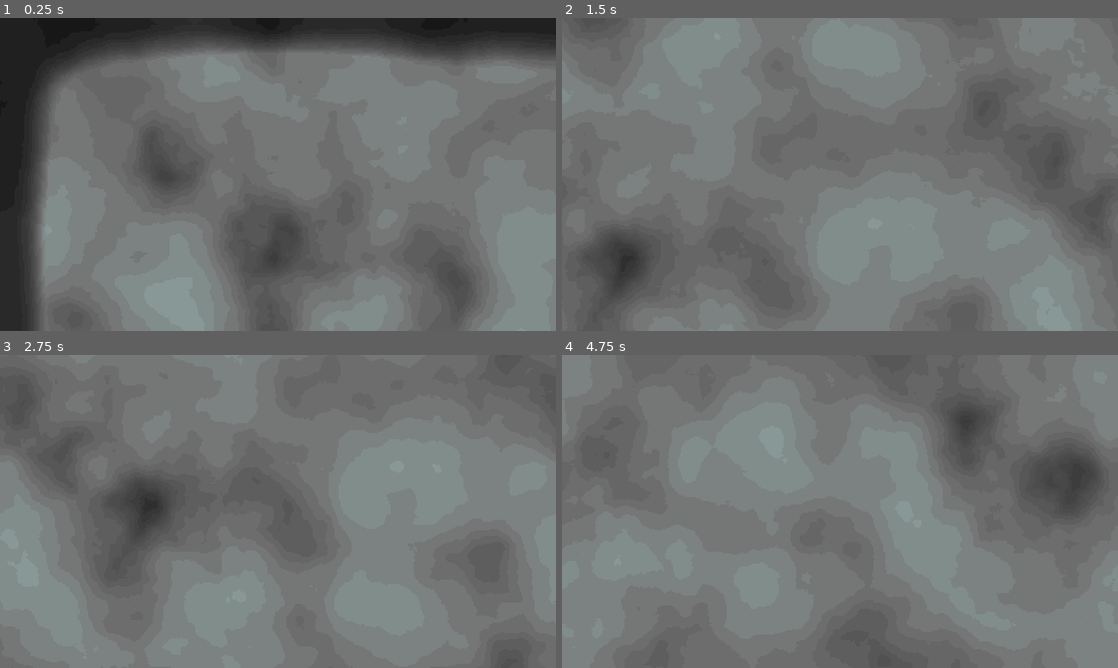
Above: before the commit, frames 1-4 (two rows, left to right).
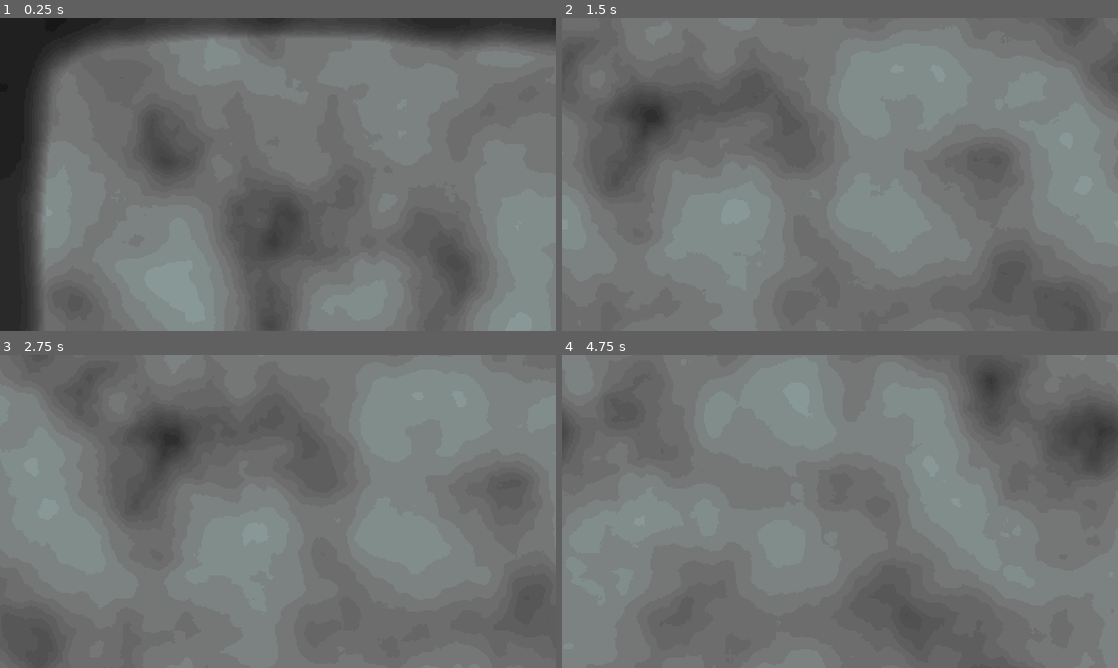
Above: after the commit, the same moments.

Repository: LemurRobot/retina
Game: Godot game, scene res://Scenes/game_world.tscn
Same seed, same stepped clock (60 frames per second), same inputs: the game is played once before the commit and once after it.
Inputs:
- Up to frame 1 (0.25 s): no input
- Up to frame 2 (1.5 s): tap Enter (ui_accept) at 0.5, 0.77, 0.8, 1.07, 1.35 s; hold Z (main_press) 0.53-1.28 s; hold Right (ui_right) from 0.53 s (still down)
- Up to frame 3 (2.75 s): tap Enter (ui_accept) at 1.52, 1.82, 2.3 s; tap Z (main_press) at 1.55 s; release Right (ui_right) at 2.03 s; hold Left (ui_left) from 2.03 s (still down); hold Z (main_press) from 2.03 s (still down)
- Up to frame 4 (4.75 s): release Left (ui_left) at 2.78 s; release Z (main_press) at 2.78 s; hold Right (ui_right) 2.78-4.28 s; tap Z (main_press) at 2.85, 4.35 s; tap Enter (ui_accept) at 3.02, 3.32, 3.6, 3.77, 4.07, 4.52 s; hold Left (ui_left) from 4.28 s (still down)

The runs differ from the first frame. In frame 1, 8.3% of the frame differs, in the area x 8-100%, y 0-93%; in frame 2, 35%, in the area x 0-100%, y 0-100%; in frame 3, 33%; in frame 4, 17%.

Commit message:
Added the jump animation and fluorescent lights

Diff:
--- a/Scenes/fluorescent_light.tscn
+++ b/Scenes/fluorescent_light.tscn
@@ -1,6 +1,37 @@
 [gd_scene format=3 uid="uid://vbtvhbsj740e"]
 
+[ext_resource type="Script" uid="uid://brs55kmgo6ma" path="res://Scripts/florescent_light.gd" id="1_8e04n"]
+
+[sub_resource type="Gradient" id="Gradient_tx5mt"]
+interpolation_mode = 2
+offsets = PackedFloat32Array(0, 0.08510638, 0.18439716, 0.29078013, 1)
+colors = PackedColorArray(1, 1, 1, 1, 0.81326085, 0.81326085, 0.81326085, 1, 0.44054097, 0.44054097, 0.44054097, 1, 0.24822694, 0.24822694, 0.24822694, 1, 0, 0, 0, 1)
+
+[sub_resource type="GradientTexture2D" id="GradientTexture2D_t2mj5"]
+gradient = SubResource("Gradient_tx5mt")
+width = 256
+height = 256
+fill = 1
+fill_from = Vector2(0.5, 0.5)
+fill_to = Vector2(1, 0.5)
+
 [sub_resource type="OccluderPolygon2D" id="OccluderPolygon2D_qjw6e"]
+polygon = PackedVector2Array(-8, 2, -8, -2, 8, -2, 8, 2, 7.5, 2, 7.5, -1.5, -7.5, -1.5, -7.5, 2)
 
-[node name="LightOccluder2D" type="LightOccluder2D" unique_id=874561102]
+[node name="FluorescentLight" type="Node2D" unique_id=1298880161]
+script = ExtResource("1_8e04n")
+
+[node name="PointLight2D" type="PointLight2D" parent="." unique_id=286865648]
+position = Vector2(0, -1)
+energy = 2.0
+range_item_cull_mask = 3
+shadow_enabled = true
+shadow_filter = 1
+shadow_filter_smooth = 5.0
+shadow_item_cull_mask = 3
+texture = SubResource("GradientTexture2D_t2mj5")
+
+[node name="Occluder" type="LightOccluder2D" parent="." unique_id=874561102]
+scale = Vector2(3, 2)
 occluder = SubResource("OccluderPolygon2D_qjw6e")
+occluder_light_mask = 2
--- a/Scenes/game_world.tscn
+++ b/Scenes/game_world.tscn
@@ -11,6 +11,7 @@
 [ext_resource type="Texture2D" uid="uid://b652iyb7bttmy" path="res://Sprites/FullRoom_V2.webp" id="9_rr1si"]
 [ext_resource type="Script" uid="uid://b2wb6gctvo5lv" path="res://Scenes/canvas_modulate.gd" id="9_xqdar"]
 [ext_resource type="Texture2D" uid="uid://c1ui7wguduikv" path="res://Sprites/area1.webp" id="11_xnm3i"]
+[ext_resource type="PackedScene" uid="uid://vbtvhbsj740e" path="res://Scenes/fluorescent_light.tscn" id="12_l855d"]
 
 [sub_resource type="ShaderMaterial" id="ShaderMaterial_opcc2"]
 shader = ExtResource("1_alii3")
@@ -122,3 +123,6 @@
 texture = ExtResource("11_xnm3i")
 
 [node name="Nursery" type="Node2D" parent="World/LevelTexture" unique_id=1753262171]
+
+[node name="Light" parent="World/LevelTexture" unique_id=874561102 instance=ExtResource("12_l855d")]
+position = Vector2(136, 180)
--- a/Scenes/player.tscn
+++ b/Scenes/player.tscn
@@ -2,9 +2,18 @@
 
 [ext_resource type="Script" uid="uid://bby6xe87esmd7" path="res://Scripts/player.gd" id="1_cvnsp"]
 [ext_resource type="Texture2D" uid="uid://babn483yvrsi4" path="res://Sprites/doll_spritesheet.png" id="2_cvnsp"]
+[ext_resource type="Texture2D" uid="uid://ba875mtbw3dtu" path="res://Sprites/jump.png" id="2_fkybt"]
 [ext_resource type="AudioStream" uid="uid://d3vnf5ynf4dqm" path="res://Sounds/footstep.mp3" id="3_6t5aa"]
 [ext_resource type="AudioStream" uid="uid://cvqcmvfyd428b" path="res://Sounds/fall.mp3" id="4_vgqql"]
 
+[sub_resource type="AtlasTexture" id="AtlasTexture_olqyp"]
+atlas = ExtResource("2_fkybt")
+region = Rect2(32, 0, 32, 32)
+
+[sub_resource type="AtlasTexture" id="AtlasTexture_vfarp"]
+atlas = ExtResource("2_fkybt")
+region = Rect2(0, 0, 32, 32)
+
 [sub_resource type="AtlasTexture" id="AtlasTexture_igrcy"]
 atlas = ExtResource("2_cvnsp")
 region = Rect2(64, 32, 32, 32)
@@ -44,6 +53,26 @@
 [sub_resource type="AtlasTexture" id="AtlasTexture_f1ek2"]
 atlas = ExtResource("2_cvnsp")
 region = Rect2(192, 0, 32, 32)
+
+[sub_resource type="AtlasTexture" id="AtlasTexture_wpjfl"]
+atlas = ExtResource("2_fkybt")
+region = Rect2(32, 0, 32, 32)
+
+[sub_resource type="AtlasTexture" id="AtlasTexture_bi64h"]
+atlas = ExtResource("2_fkybt")
+region = Rect2(64, 0, 32, 32)
+
+[sub_resource type="AtlasTexture" id="AtlasTexture_2ijsl"]
+atlas = ExtResource("2_fkybt")
+region = Rect2(96, 0, 32, 32)
+
+[sub_resource type="AtlasTexture" id="AtlasTexture_p1odr"]
+atlas = ExtResource("2_fkybt")
+region = Rect2(128, 0, 32, 32)
+
+[sub_resource type="AtlasTexture" id="AtlasTexture_0gysh"]
+atlas = ExtResource("2_fkybt")
+region = Rect2(160, 0, 32, 32)
 
 [sub_resource type="AtlasTexture" id="AtlasTexture_cvnsp"]
 atlas = ExtResource("2_cvnsp")
@@ -83,6 +112,17 @@
 
 [sub_resource type="SpriteFrames" id="SpriteFrames_opcc2"]
 animations = [{
+"frames": [{
+"duration": 1.0,
+"texture": SubResource("AtlasTexture_olqyp")
+}, {
+"duration": 1.0,
+"texture": SubResource("AtlasTexture_vfarp")
+}],
+"loop": 0,
+"name": &"end_jump",
+"speed": 12.0
+}, {
 "frames": [{
 "duration": 1.0,
 "texture": SubResource("AtlasTexture_igrcy")
@@ -122,6 +162,26 @@
 "loop": 1,
 "name": &"idle",
 "speed": 6.0
+}, {
+"frames": [{
+"duration": 1.0,
+"texture": SubResource("AtlasTexture_wpjfl")
+}, {
+"duration": 1.0,
+"texture": SubResource("AtlasTexture_bi64h")
+}, {
+"duration": 1.0,
+"texture": SubResource("AtlasTexture_2ijsl")
+}, {
+"duration": 1.0,
+"texture": SubResource("AtlasTexture_p1odr")
+}, {
+"duration": 1.0,
+"texture": SubResource("AtlasTexture_0gysh")
+}],
+"loop": 0,
+"name": &"jump",
+"speed": 24.0
 }, {
 "frames": [{
 "duration": 1.0,
@@ -222,9 +282,10 @@
 
 [node name="AnimatedSprite2D" type="AnimatedSprite2D" parent="." unique_id=174093645]
 sprite_frames = SubResource("SpriteFrames_opcc2")
-animation = &"walk"
+animation = &"end_jump"
 autoplay = "idle"
-frame_progress = 0.34947634
+frame = 1
+frame_progress = 1.0
 offset = Vector2(0, -14)
 
 [node name="CollisionShape2D" type="CollisionShape2D" parent="." unique_id=2126980794]
--- a/Scripts/camera.gd
+++ b/Scripts/camera.gd
@@ -2,11 +2,15 @@
 
 @onready var player: Node2D = get_tree().get_first_node_in_group("player")
 var target_position = Vector2(0, 0)
+var dead_position = Vector2(0, 0)
+var dead_timer = 0.0
 
 # Called when the node enters the scene tree for the first time.
 func _ready() -> void:
 	target_position = Vector2(player.position.x, player.position.y - 72)
+	dead_position = target_position
 	position = target_position
+	dead_timer = 1.0
 	$CanvasLayer/PaletteShader.show()
 	pass # Replace with function body.
 
@@ -14,8 +18,15 @@
 # Called every frame. 'delta' is the elapsed time since the previous frame.
 func _process(delta: float) -> void:
 	target_position = Vector2(player.position.x + player.velocity.x * 1.0, player.position.y - 72 + player.velocity.y * 0.5)
-	position.x += (target_position.x - position.x) * 1.5 * delta
-	position.y += (target_position.y - position.y) * 0.8 * delta
+	if (target_position - dead_position).length() > 180.0 or ((target_position - dead_position).length() > 0.5 and dead_timer > 0.0):
+		dead_timer = 0.5
+	if dead_timer > 0.0:
+		dead_position = target_position
+	dead_timer -= delta
+
+
+	position.x += (dead_position.x - position.x) * 1.5 * delta
+	position.y += (dead_position.y - position.y) * 1.5 * delta
 
 	$CanvasLayer/PaletteShader.material.set_shader_parameter("world_position", position)
 	pass
--- /dev/null
+++ b/Scripts/florescent_light.gd
@@ -0,0 +1,22 @@
+extends Node2D
+@onready var player: Node2D = get_tree().get_first_node_in_group("player")
+var flicker_timer = 0.0
+# Called when the node enters the scene tree for the first time.
+func _ready() -> void:
+	$PointLight2D.energy = 0.0
+	pass # Replace with function body.
+
+
+# Called every frame. 'delta' is the elapsed time since the previous frame.
+func _process(delta: float) -> void:
+	flicker_timer -= delta
+	if flicker_timer < 0.0:
+		flicker_timer = randf_range(0.05, 0.1)
+		if (player.position - position).length() < 220.0 and player.position.y > position.y:
+			var length = (player.position - position).length()
+			if randf_range(0, length / 4) < sqrt(length / 4) + 25:
+				$PointLight2D.energy = randf_range(1.55, 1.65)
+			else:
+				$PointLight2D.energy = 0.0
+		else:
+			$PointLight2D.energy = 0.0
--- a/Scripts/player.gd
+++ b/Scripts/player.gd
@@ -11,9 +11,13 @@
 var setup_anim = 0
 
 var fall_speed = -1.0
+var fall_anim = true
+
+var coyote_timer = 0.0
 
 func _physics_process(delta: float) -> void:
 	if is_on_floor():
+		coyote_timer = 0.0
 		jump_time = 0.0
 		FRICTION = 15.0
 		if fall_speed > 8:
@@ -24,6 +28,9 @@
 		velocity += get_gravity() * delta
 		fall_speed = velocity.y
 		FRICTION = 7.5
+		coyote_timer += delta
+		if !Input.is_action_pressed("main_press") and coyote_timer > 0.08:
+			jump_time = MAX_JUMP_TIME
 
 	# Handle jump.
 	if Input.is_action_pressed("main_press"):
@@ -34,7 +41,7 @@
 	else:
 		jump_held = -0.1
 
-	if Input.is_action_just_released("ui_accept") and not is_on_floor() and jump_time != MAX_JUMP_TIME:
+	if Input.is_action_just_released("main_press") and not is_on_floor() and jump_time != MAX_JUMP_TIME:
 		jump_time = MAX_JUMP_TIME
 		if velocity.y < 0:
 			velocity.y *= 0.5
@@ -49,12 +56,30 @@
 	move_and_slide()
 
 func animate(delta):
-	if abs(velocity.x) <= 5:
+	if !is_on_floor():
+		fall_anim = true
+		if abs(velocity.x) > 0: $AnimatedSprite2D.flip_h = velocity.x < 0
+		if $AnimatedSprite2D.animation != "jump":
+			$AnimatedSprite2D.rotation = 0.0
+			$AnimatedSprite2D.play("jump")
+		elif $AnimatedSprite2D.animation_finished:
+			$AnimatedSprite2D.rotation = abs($AnimatedSprite2D.rotation)
+			$AnimatedSprite2D.rotation += delta * 0.5
+			if $AnimatedSprite2D.flip_h:
+				$AnimatedSprite2D.rotation = -$AnimatedSprite2D.rotation
+	elif fall_anim:
+		$AnimatedSprite2D.rotation = 0.0
+		if $AnimatedSprite2D.animation != "end_jump":
+			$AnimatedSprite2D.play("end_jump")
+			velocity.x *= 0.8
+	elif abs(velocity.x) <= 5:
+		$AnimatedSprite2D.rotation = 0.0
 		if setup_anim == 1:
 			$AnimatedSprite2D.play("end_walk")
 		else:
 			$AnimatedSprite2D.play("idle")
 	else:
+		$AnimatedSprite2D.rotation = 0.0
 		if setup_anim == 0:
 			$AnimatedSprite2D.play("pre_walk")
 		else:
@@ -67,6 +92,8 @@
 		setup_anim = 1
 	if $AnimatedSprite2D.animation == "end_walk":
 		setup_anim = 0
+	if $AnimatedSprite2D.animation == "end_jump":
+		fall_anim = false
 
 func _on_animated_sprite_2d_animation_looped() -> void:
 	if $AnimatedSprite2D.animation == "walk":
Not shown, added: Scripts/florescent_light.gd.uid
Binary file added: Sprites/jump.png
Not shown, added: Sprites/jump.png.import
